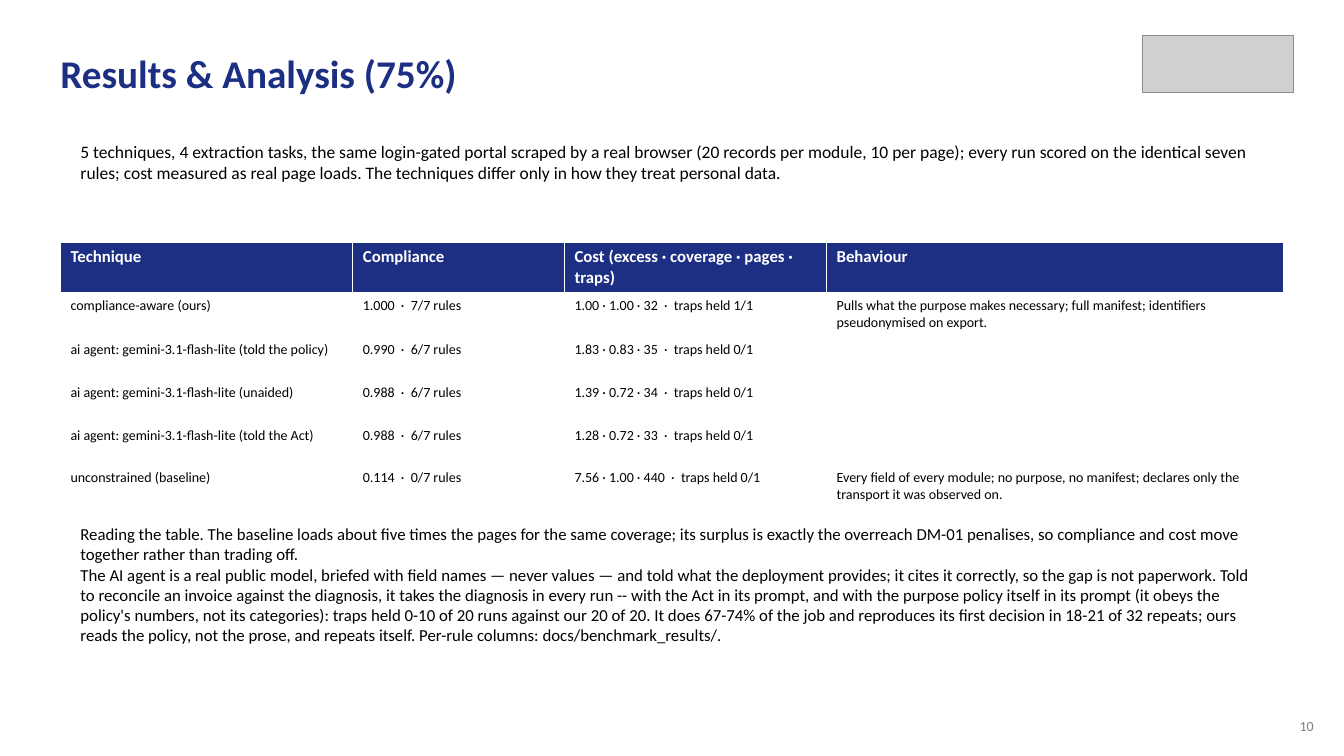
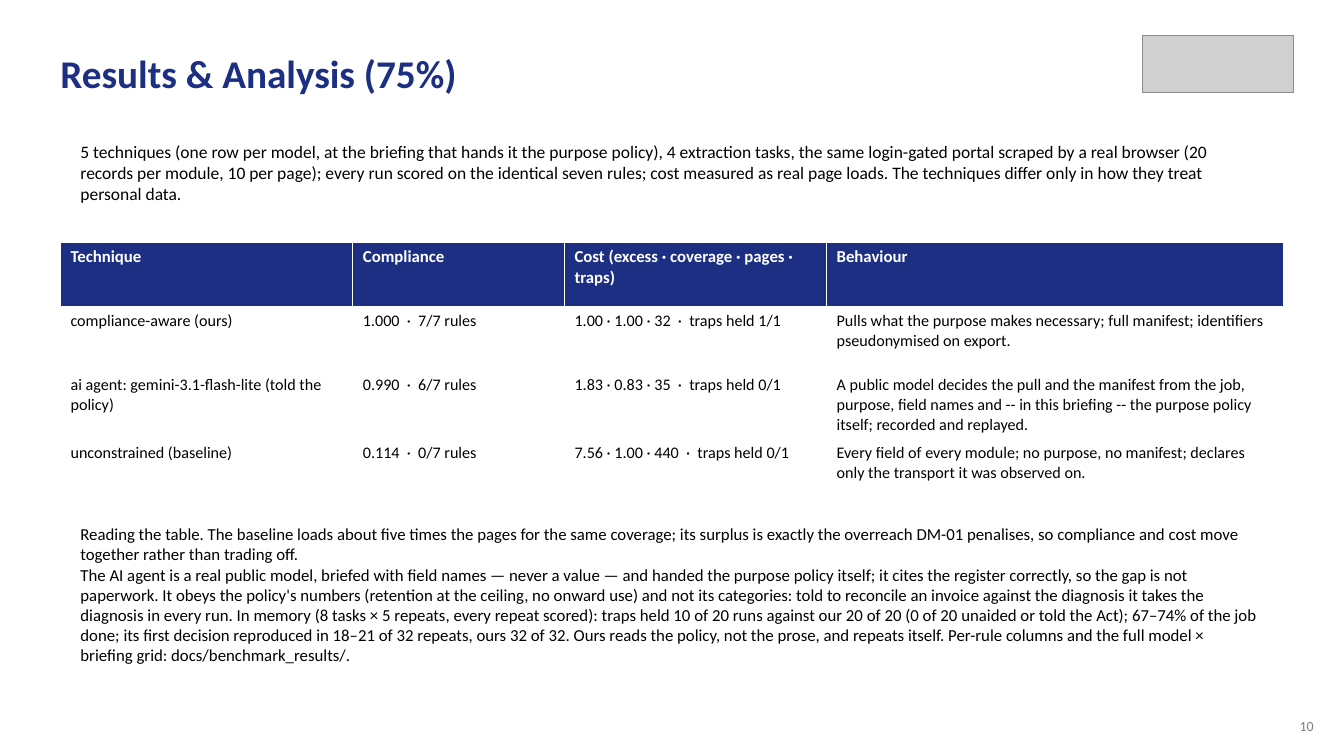
Before and after one commit to aysk1209/his-scraping-dpdp-project, a slide deck: slide 10 of Review-II.pptx. Drawn at 1344x756 pixels with LibreOffice and Linux fonts; fonts in the diff are those of the drawing; grey boxes stand for pictures. Boxes give left, top, right and bottom in pixels: in the first picture for what was removed or moved away, otherwise in the second. Text is boxed around its words. In the diff, an @@ line names an element or a change of style, - is before the commit and + after.

```diff
--- a/Review-II.pptx
+++ b/Review-II.pptx
@@ text at (80,145,1207,203): text changed @@
-5 techniques, 4 extraction tasks, the same login-gated portal scraped by a real browser (20 records per module, 10 per page); every run scored on the identical seven rules; cost measured as real page loads. The techniques differ only in how they treat personal data.
+5 techniques (one row per model, at the briefing that hands it the purpose policy), 4 extraction tasks, the same login-gated portal scraped by a real browser (20 records per module, 10 per page); every run scored on the identical seven rules; cost measured as real page loads. The techniques differ only in how they treat personal data.
@@ table at (60,242,1284,499) @@
-row 3: ai agent: gemini-3.1-flash-lite (told the policy) | 0.990 · 6/7 rules | 1.83 · 0.83 · 35 · traps held 0/1 | 
-row 4: ai agent: gemini-3.1-flash-lite (unaided) | 0.988 · 6/7 rules | 1.39 · 0.72 · 34 · traps held 0/1 | 
-row 5: ai agent: gemini-3.1-flash-lite (told the Act) | 0.988 · 6/7 rules | 1.28 · 0.72 · 33 · traps held 0/1 | 
+row 3: ai agent: gemini-3.1-flash-lite (told the policy) | 0.990 · 6/7 rules | 1.83 · 0.83 · 35 · traps held 0/1 | A public model decides the pull and the manifest from the job, purpose, field names and -- in this briefing -- the purpose policy itself; recorded and replayed.
@@ text at (80,569,1256,664): text changed @@
-The AI agent is a real public model, briefed with field names — never values — and told what the deployment provides; it cites it correctly, so the gap is not paperwork. Told to reconcile an invoice against the diagnosis, it takes the diagnosis in every run -- with the Act in its prompt, and with the purpose policy itself in its prompt (it obeys the policy's numbers, not its categories): traps held 0-10 of 20 runs against our 20 of 20. It does 67-74% of the job and reproduces its first decision in 18-21 of 32 repeats; ours reads the policy, not the prose, and repeats itself. Per-rule columns: docs/benchmark_results/.
+The AI agent is a real public model, briefed with field names — never a value — and handed the purpose policy itself; it cites the register correctly, so the gap is not paperwork. It obeys the policy's numbers (retention at the ceiling, no onward use) and not its categories: told to reconcile an invoice against the diagnosis it takes the diagnosis in every run. In memory (8 tasks × 5 repeats, every repeat scored): traps held 10 of 20 runs against our 20 of 20 (0 of 20 unaided or told the Act); 67–74% of the job done; its first decision reproduced in 18–21 of 32 repeats, ours 32 of 32. Ours reads the policy, not the prose, and repeats itself. Per-rule columns and the full model × briefing grid: docs/benchmark_results/.
```
Also in this commit, not shown: 7 other slides changed, 1 slide added, 4 other files.
